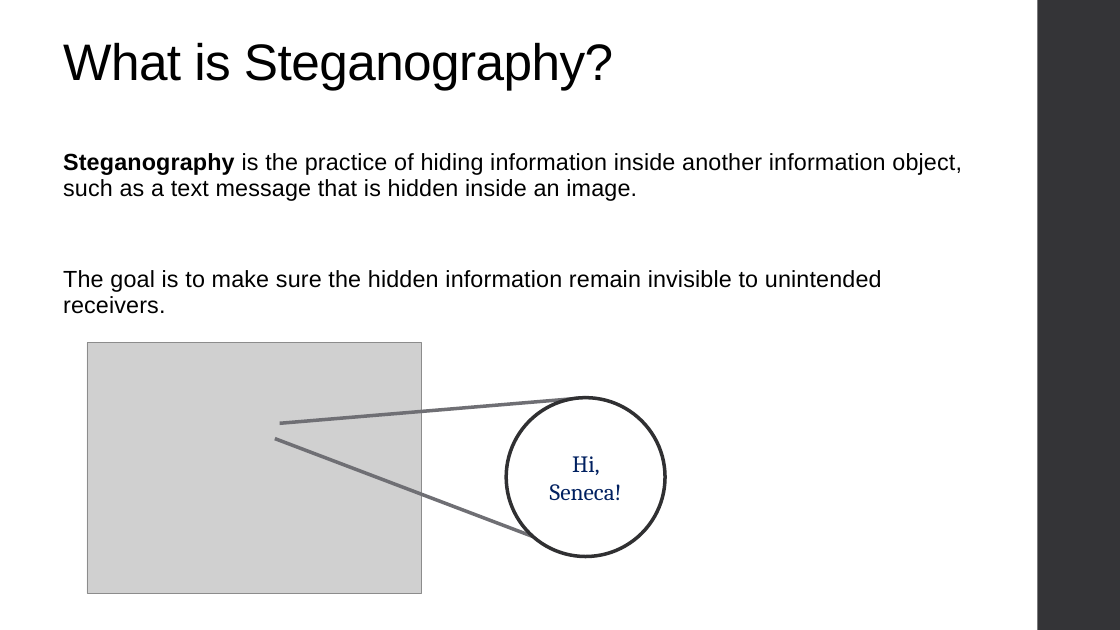
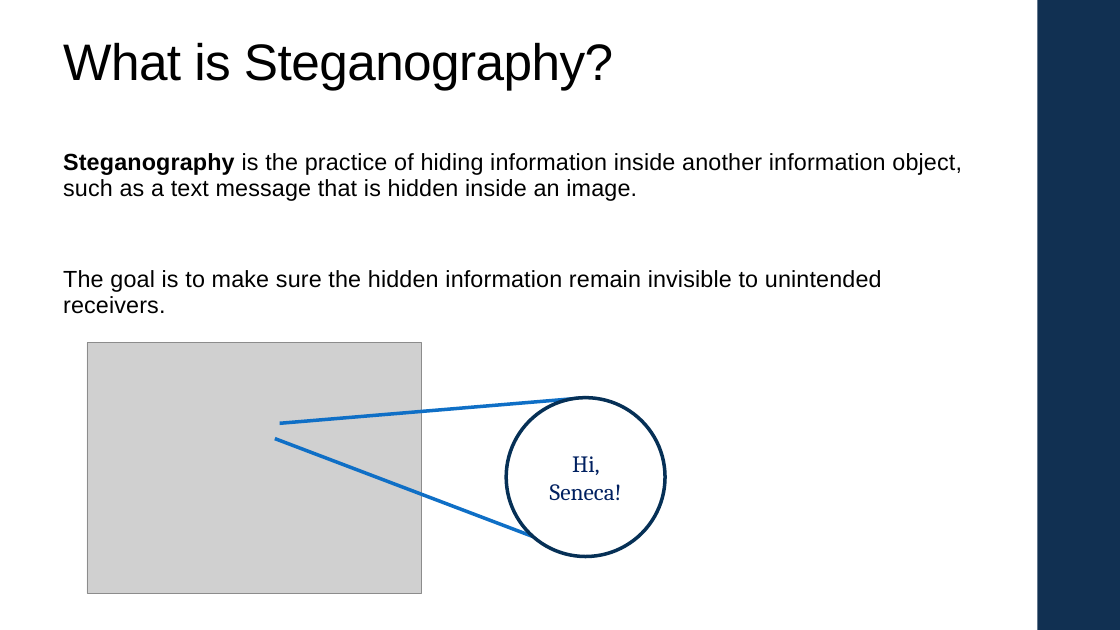
Before and after one commit to shima3021/CEP146-Project1, a slide deck: slide 2 of steganographySlides.pptx. Drawn at 1120x630 pixels with LibreOffice and Linux fonts; fonts in the diff are those of the drawing; grey boxes stand for pictures. Boxes give left, top, right and bottom in pixels: in the first picture for what was removed or moved away, otherwise in the second. Text is boxed around its words. In the diff, an @@ line names an element or a change of style, - is before the commit and + after.

Commit message:
Changing the slides color tone

```diff
--- a/steganographySlides.pptx
+++ b/steganographySlides.pptx
@@ rectangle at <box>1038,0,1120,630</box>: fill #353537 to #113052 @@
@@ line (586, 397) - (280, 423): stroke #6F6F74 3 pt to #0F6FC6 3 pt @@
@@ ellipse "Hi, Seneca!" at <box>507,397,665,556</box>: outline #313133 3 pt to #073157 3 pt @@
@@ line (586, 557) - (275, 439): stroke #6F6F74 3 pt to #0F6FC6 3 pt @@
```
Also in this commit, not shown: 4 other slides changed.
